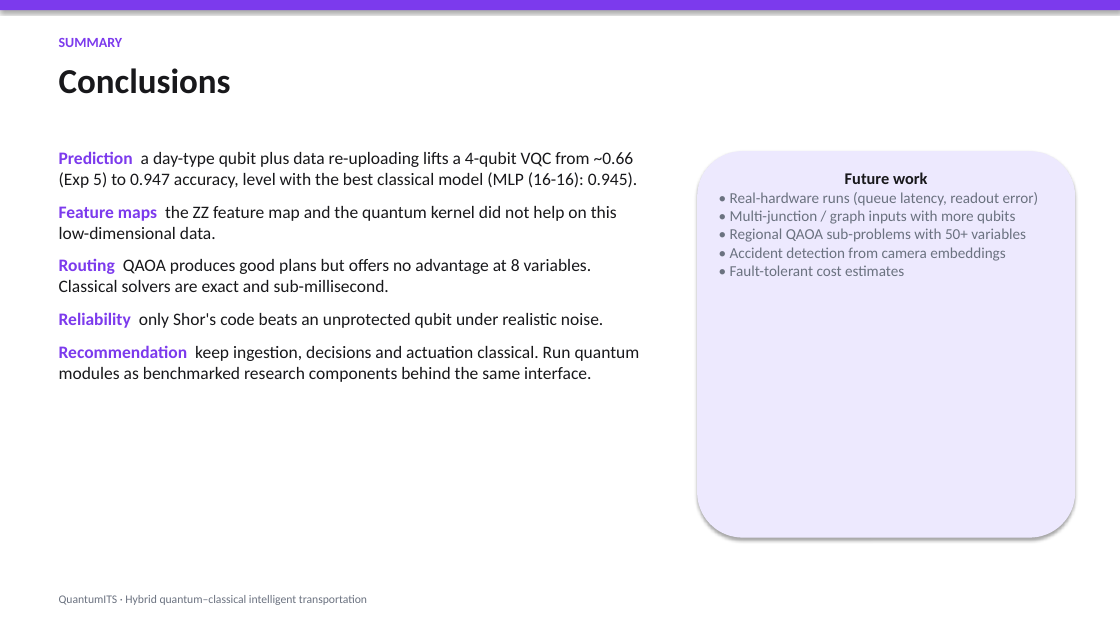
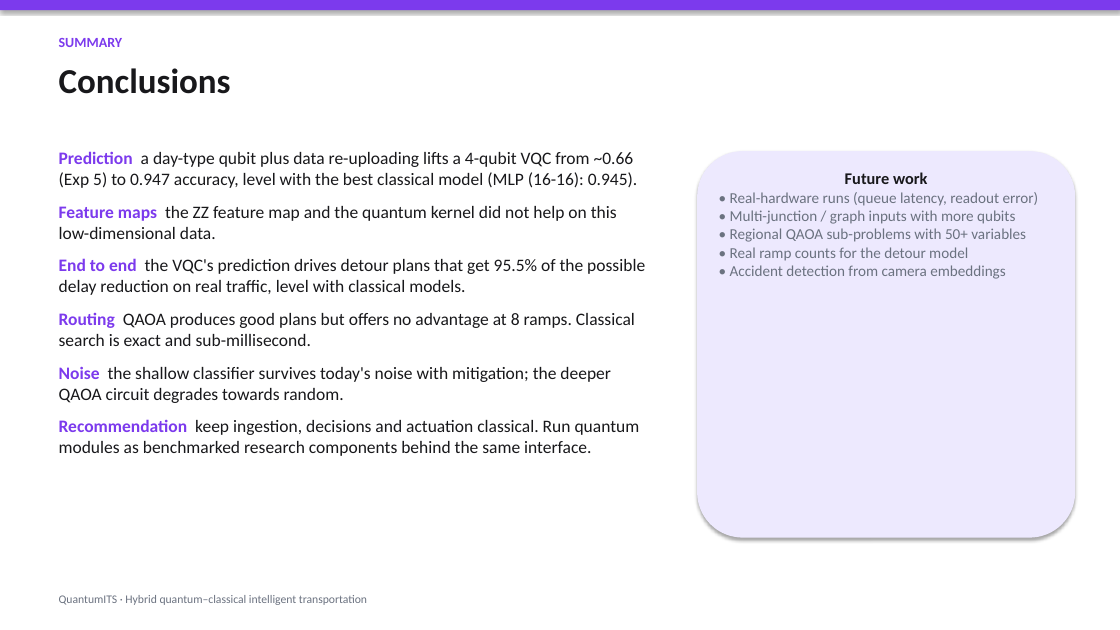
Before and after one commit to NathanC987/quantum-mp, a slide deck: slide 10 of slides/QuantumITS.pptx. Drawn at 1120x630 pixels with LibreOffice and Linux fonts; fonts in the diff are those of the drawing. Boxes give left, top, right and bottom in pixels: in the first picture for what was removed or moved away, otherwise in the second. Text is boxed around its words. In the diff, an @@ line names an element or a change of style, - is before the commit and + after.

```diff
--- a/slides/QuantumITS.pptx
+++ b/slides/QuantumITS.pptx
@@ text in rounded rectangle at bbox=[730, 192, 1039, 279]: text changed @@
-• Real-hardware runs (queue latency, readout error)
-• Multi-junction / graph inputs with more qubits
-• Regional QAOA sub-problems with 50+ variables
-• Accident detection from camera embeddings
-• Fault-tolerant cost estimates
+• Real-hardware runs (queue latency, readout error)
+• Multi-junction / graph inputs with more qubits
+• Regional QAOA sub-problems with 50+ variables
+• Real ramp counts for the detour model
+• Accident detection from camera embeddings
@@ text at bbox=[59, 258, 645, 403]: text changed @@
-Routing QAOA produces good plans but offers no advantage at 8 variables. Classical solvers are exact and sub-millisecond.
-Reliability only Shor's code beats an unprotected qubit under realistic noise.
+End to end the VQC's prediction drives detour plans that get 95.5% of the possible delay reduction on real traffic, level with classical models.
+Routing QAOA produces good plans but offers no advantage at 8 ramps. Classical search is exact and sub-millisecond.
+Noise the shallow classifier survives today's noise with mitigation; the deeper QAOA circuit degrades towards random.
```
Also in this commit, not shown: 5 other slides changed, 2 slides added, 2 slides removed, 27 other files.
